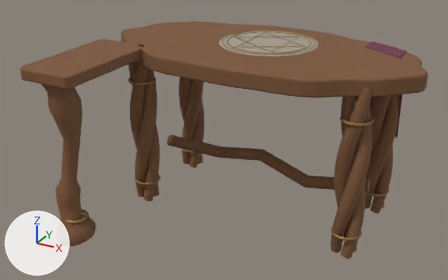
Before and after pictures for a commit that changed the FBX model unity/GloomhavenVR.Assets/Assets/Bundle/TownServices/Furniture/enchantress.fbx.
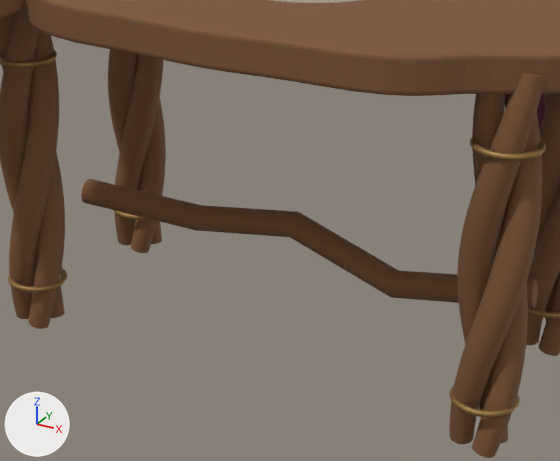
There are two pictures of each version: one whole from a 50 mm lens placed at (1.39, -2.98, 1.83), pointed at (-0.09, -0.3, 0.49), one close up on the part from 29% to 85% of the width and 20% to 93% of the height. The lights are fixed; the arrows at lower left show +X, +Y and +Z. The older version's two pictures come first. Where no turn or scale is listed for an object, it has been applied to the vertices.

Objects in the first close-up: 'GroundSupport00_Twisted root support_DarkWood', 'GroundSupport03_Twisted root support.003_DarkWood', 'GroundSupport04_Twisted root support.004_DarkWood', 'GroundSupport05_Twisted root support.005_DarkWood', 'GroundSupport06_Twisted root support.006_DarkWood', 'GroundSupport07_Twisted root support.007_DarkWood', 'GroundSupport08_Twisted root support.008_DarkWood', 'GroundSupport09_Twisted root support.009_DarkWood', 'GroundSupport10_Twisted root support.010_DarkWood', 'GroundSupport11_Twisted root support.011_DarkWood', 'enchantress_Brass', 'enchantress_DarkWood' and 4 more.
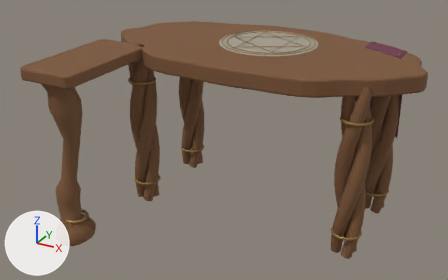
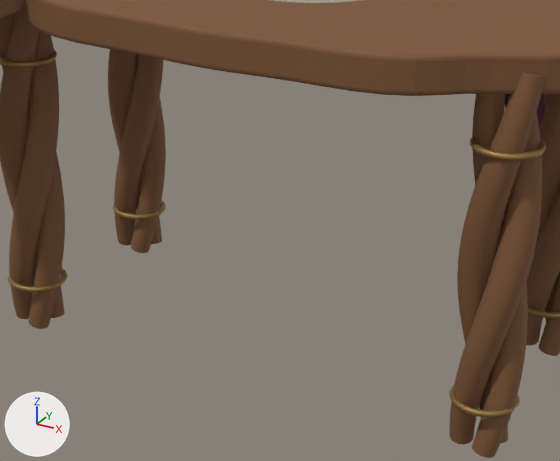
Boxes (x1, y1, x2, y2) around the edits, measured in the close-ups (560 x 461 px):
'enchantress_DarkWood', reshaped: before (0, 0, 560, 309); after (0, 0, 560, 96)
part 1 of me_live_edge_rootwood_slab, deleted (brown): before (81, 179, 538, 309)

The change in detail:
me_live_edge_rootwood_slab is used by ob_enchantress_darkwood; location (0.0, 0.0, 0.0).
me_live_edge_rootwood_slab had 924 vertices, 840 faces and spanned x -0.88..0.88, y -0.95..0.43, z 0.19..0.95.
me_live_edge_rootwood_slab now has 864 vertices, 790 faces and spans x -0.88..0.88, y -0.95..0.43, z 0.87..0.95.
me_live_edge_rootwood_slab part 1: the loose piece of 60 vertices spanning x -0.64..0.65, y -0.08..0.06, z 0.19..0.33 is deleted.
